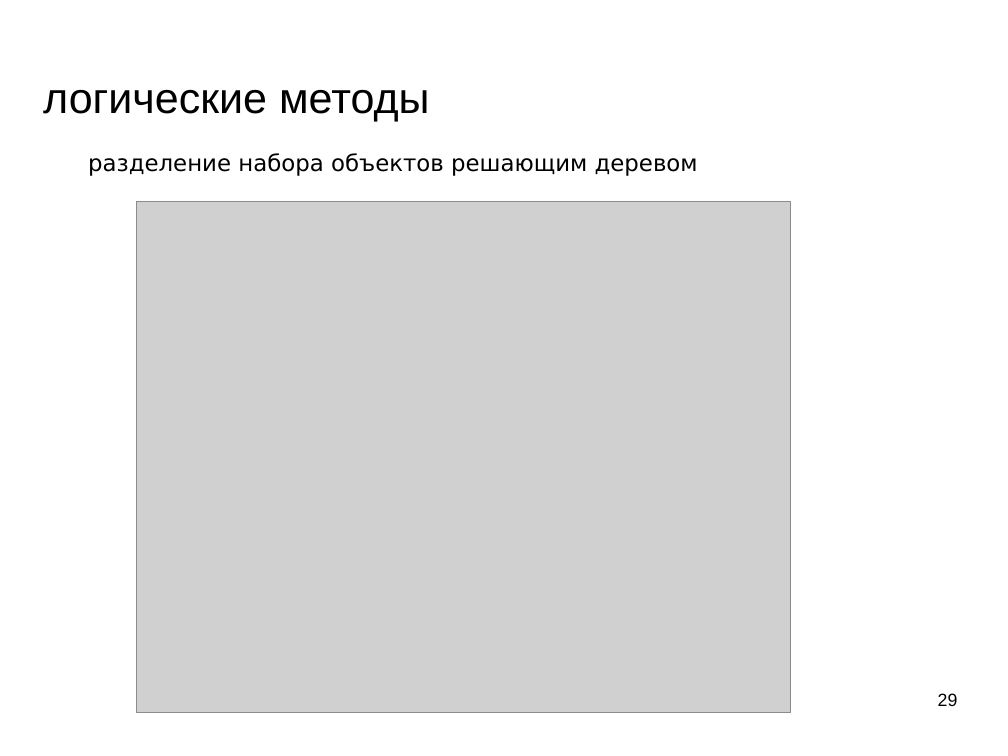
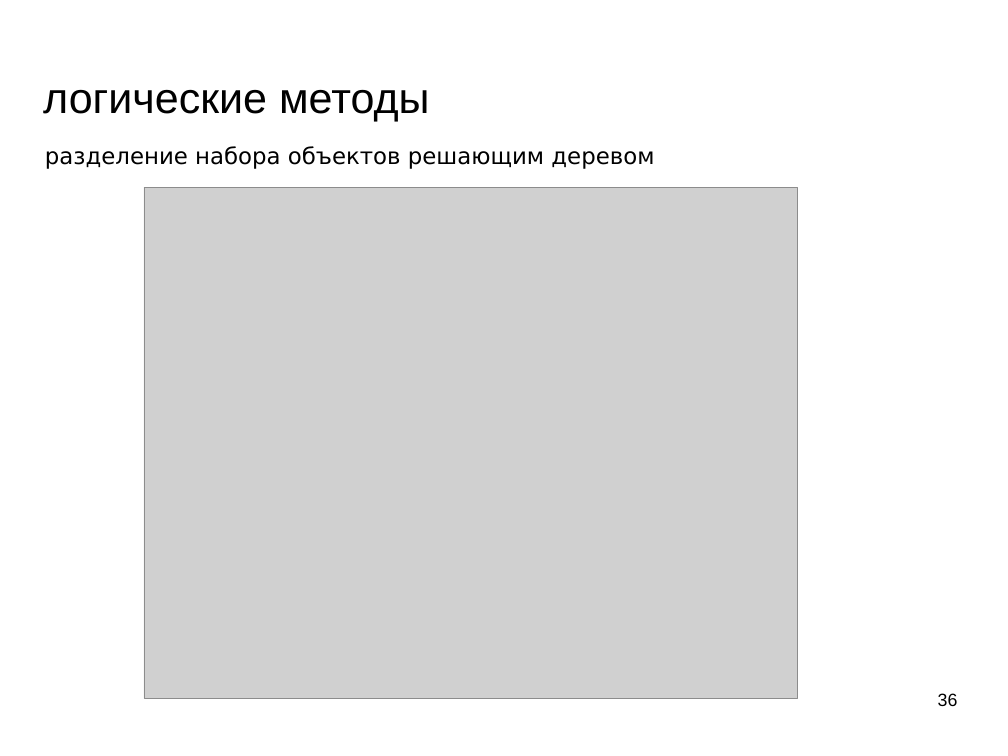
Before and after one commit to mechanoid5/ml_lectorium_legacy, a slide deck: slide 36 of 08-logical.odp (slide 29 before the commit). Drawn at 1008x756 pixels with LibreOffice and Linux fonts; fonts in the diff are those of the drawing; grey boxes stand for pictures; background and template pictures are left out. Boxes give left, top, right and bottom in pixels: in the first picture for what was removed or moved away, otherwise in the second. Text is boxed around its words. In the diff, an @@ line names an element or a change of style, - is before the commit and + after.

```diff
--- a/08-logical.odp
+++ b/08-logical.odp
@@ text "разделение набора объектов решающим деревом": place and size @@
-text "разделение набора объектов решающим деревом" at [88,153,698,176]
+text "разделение набора объектов решающим деревом" at [45,146,654,169]
@@ picture: place and size @@
-picture at [137,201,791,713]
+picture at [144,188,798,699]
@@ page number at [938,693,958,706]: text changed @@
-29
+36
```
Also in this commit, not shown: 7 other slides changed, 15 slides added, 1 slide removed.
